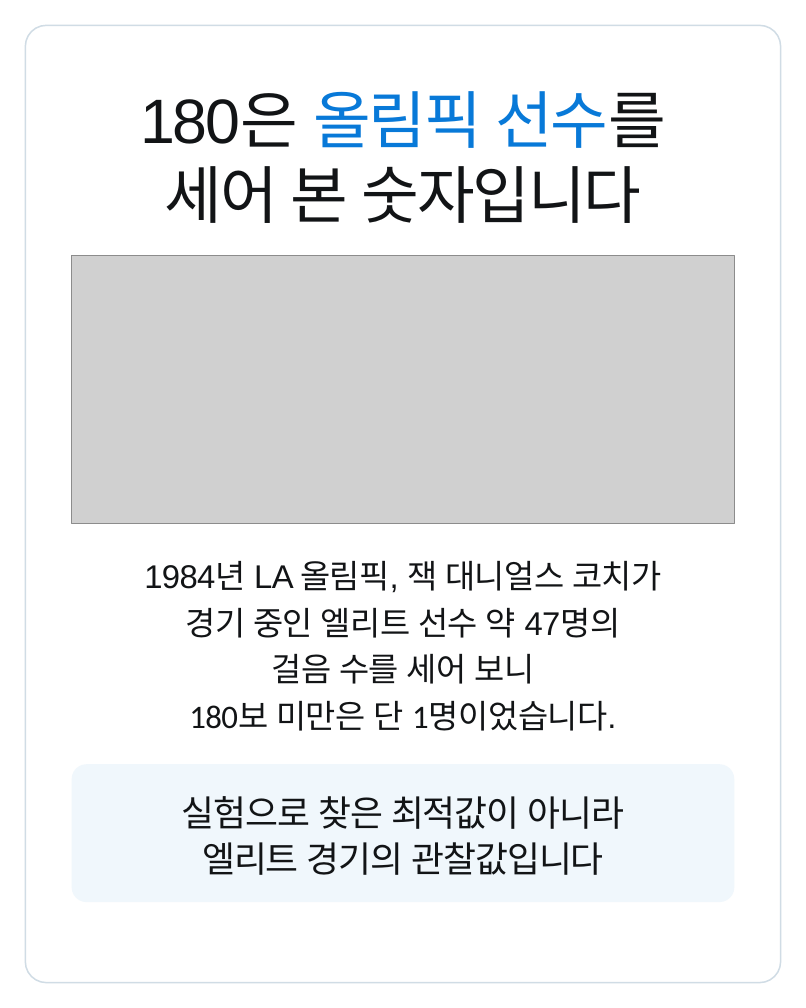
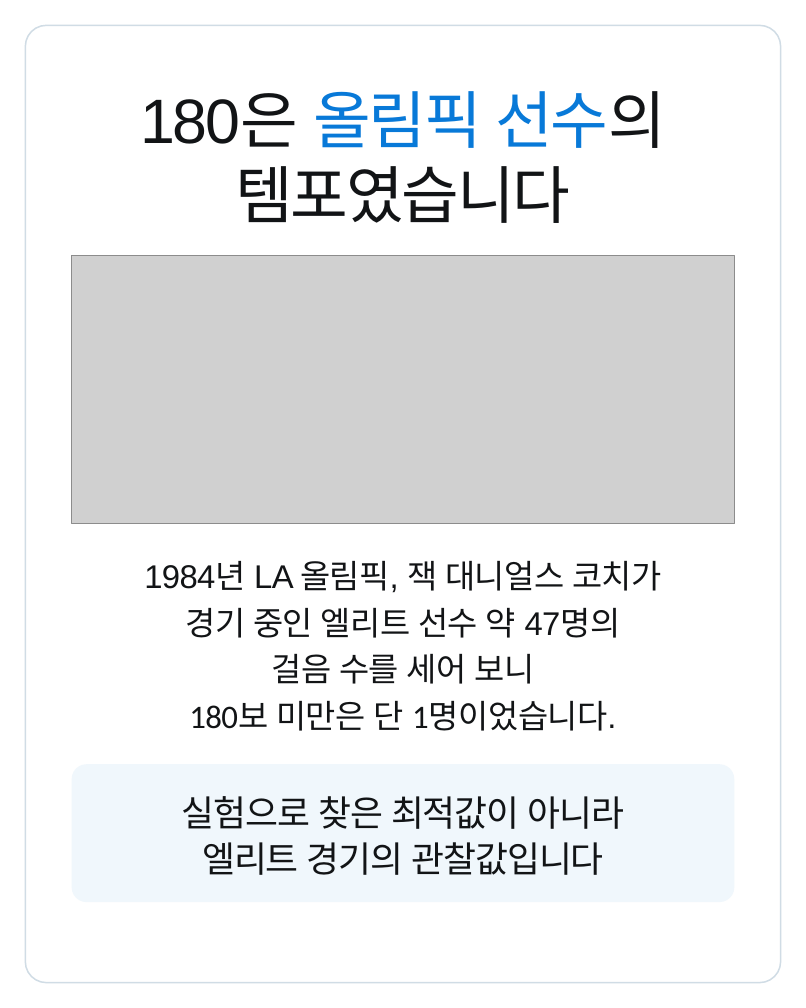
Before and after one commit to js920915-cyber/New-box, a slide deck: slide 2 of content/cadence-180-rule/adobe-express/cadence-180-rule-express.pptx. Drawn at 806x1008 pixels with LibreOffice and Linux fonts; fonts in the diff are those of the drawing; grey boxes stand for pictures. Boxes give left, top, right and bottom in pixels: in the first picture for what was removed or moved away, otherwise in the second. Text is boxed around its words. In the diff, an @@ line names an element or a change of style, - is before the commit and + after.

```diff
--- a/content/cadence-180-rule/adobe-express/cadence-180-rule-express.pptx
+++ b/content/cadence-180-rule/adobe-express/cadence-180-rule-express.pptx
@@ text at (x1=140, y1=91, x2=666, y2=148): text changed @@
-180은 올림픽 선수를
+180은 올림픽 선수의
@@ text at (x1=235, y1=166, x2=570, y2=223): text changed @@
-세어 본 숫자입니다
+템포였습니다
```
Also in this commit, not shown: 7 slides added, 6 slides removed, 57 other files.
